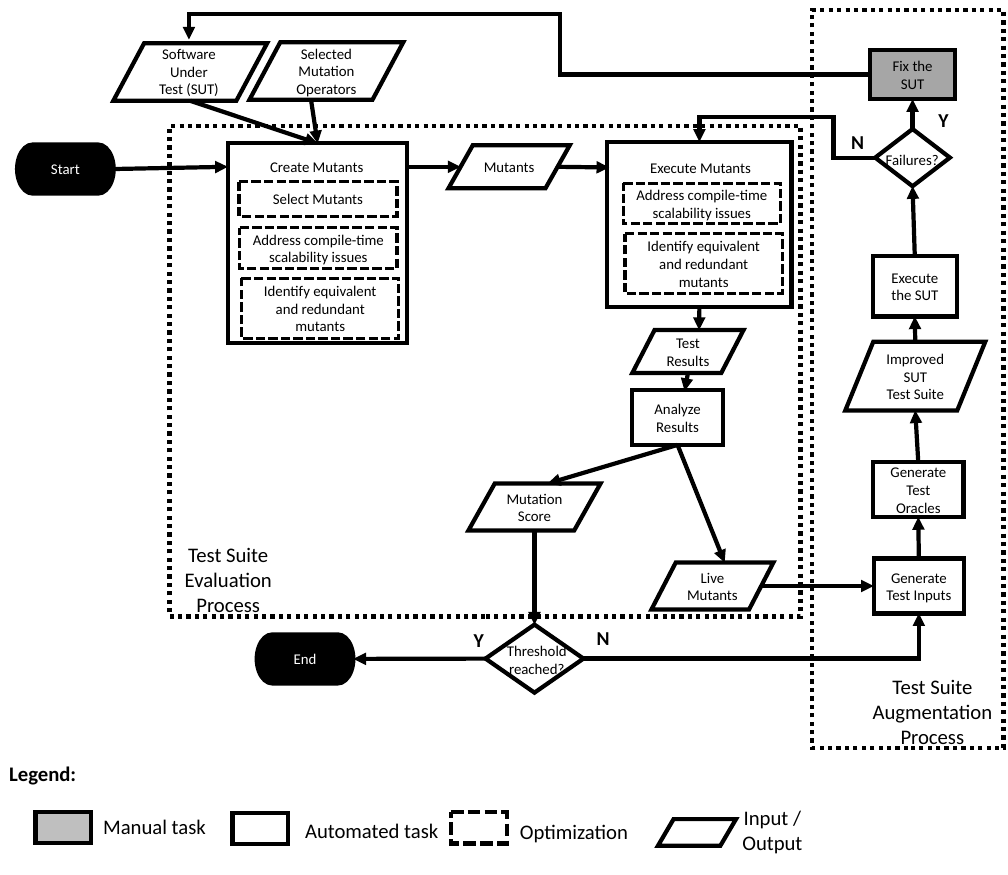
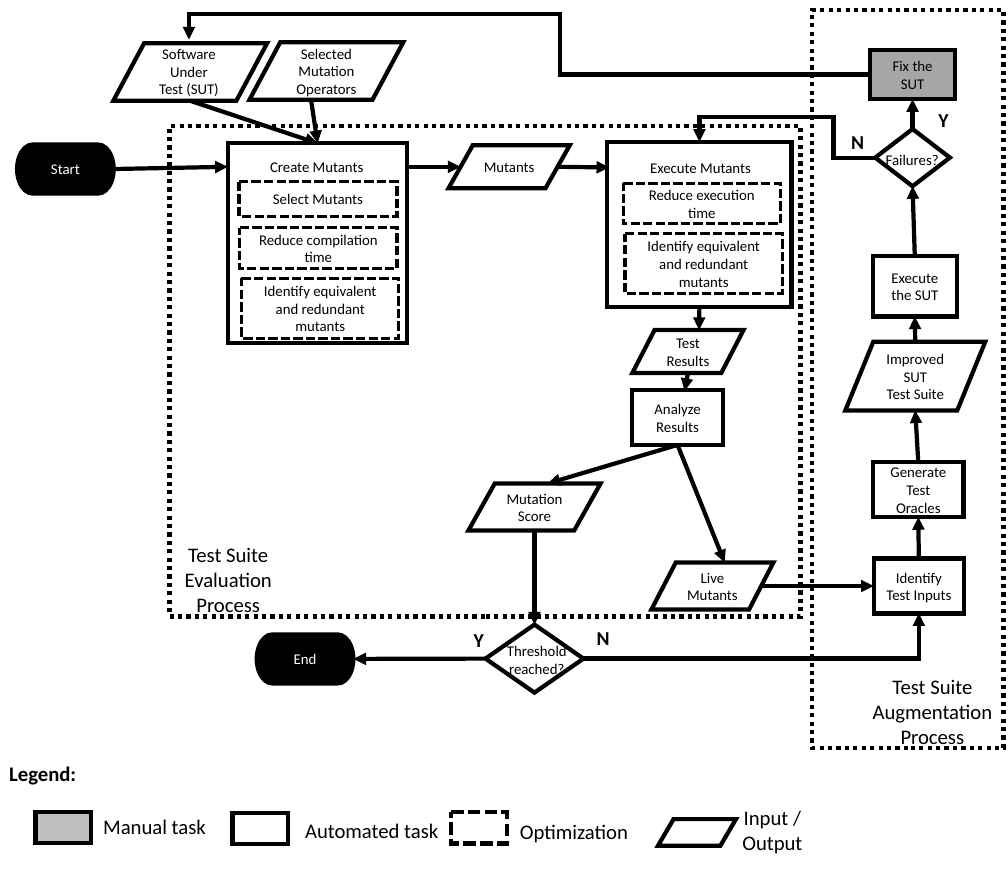
Before and after one commit to SNTSVV/FAQAS_MASS, a slide deck: slide 1 of reports/MutationTestingSurvey/images/process.pptx. Drawn at 1008x875 pixels with LibreOffice and Linux fonts; fonts in the diff are those of the drawing. Boxes give left, top, right and bottom in pixels: in the first picture for what was removed or moved away, otherwise in the second. Text is boxed around its words. In the diff, an @@ line names an element or a change of style, - is before the commit and + after.

```diff
--- a/reports/MutationTestingSurvey/images/process.pptx
+++ b/reports/MutationTestingSurvey/images/process.pptx
@@ text in rectangle at (x1=649, y1=189, x2=754, y2=218): text changed @@
-Address compile-time scalability issues
+Reduce execution
+time
@@ text in rectangle at (x1=259, y1=234, x2=378, y2=262): text changed @@
-Address compile-time scalability issues
+Reduce compilation time
@@ text in rectangle at (x1=896, y1=572, x2=942, y2=586): text changed @@
-Generate
+Identify
```
Also in this commit, not shown: 5 other files.
